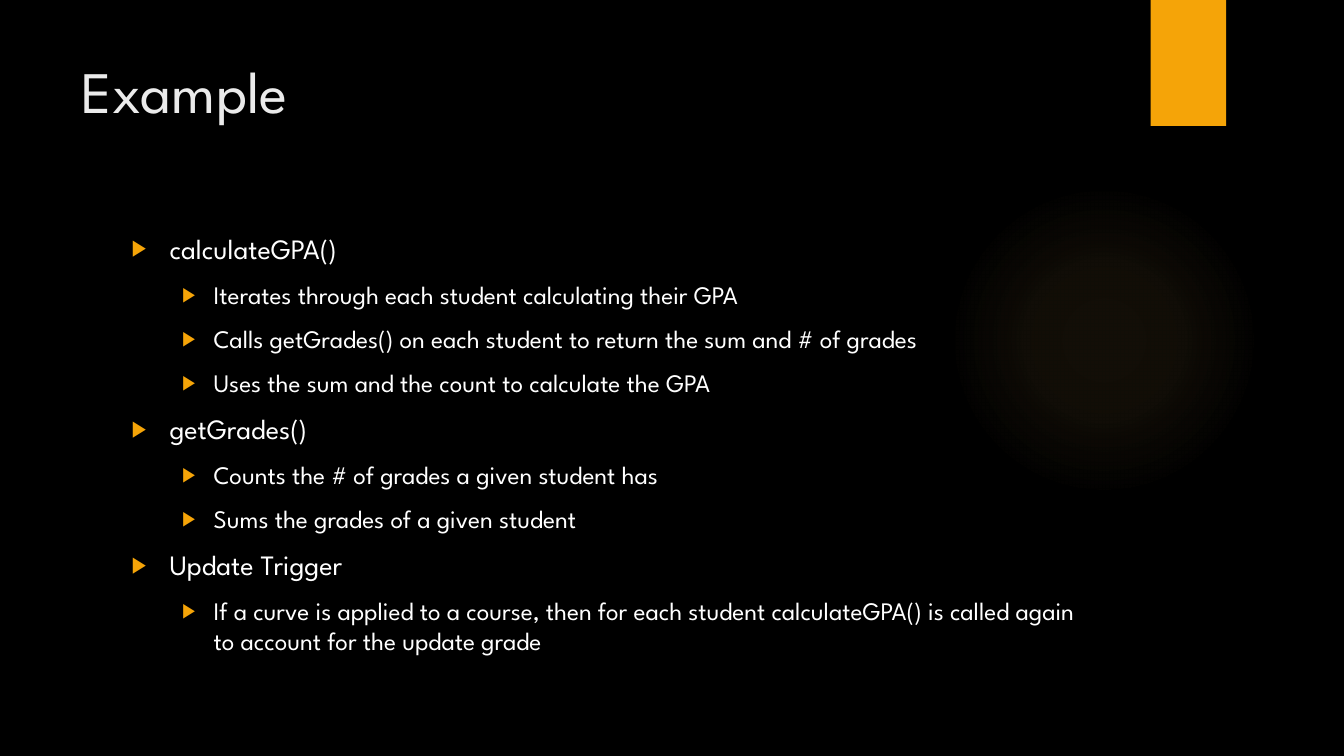
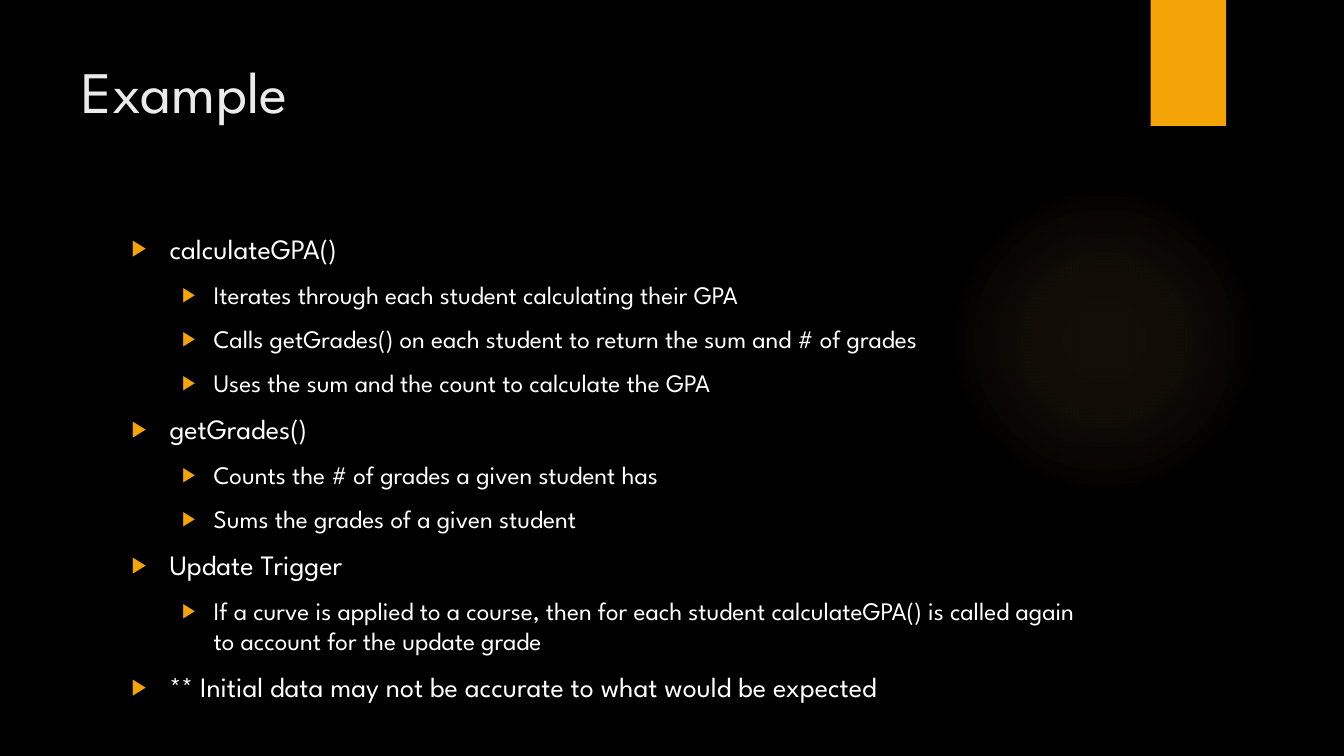
Before and after one commit to bodn/415-project, a slide deck: slide 7 of database/Presentation.pptx. Drawn at 1344x756 pixels with LibreOffice and Linux fonts; fonts in the diff are those of the drawing; background and template pictures are left out. Boxes give left, top, right and bottom in pixels: in the first picture for what was removed or moved away, otherwise in the second. Text is boxed around its words. In the diff, an @@ line names an element or a change of style, - is before the commit and + after.

Commit message:
update presentation

```diff
--- a/database/Presentation.pptx
+++ b/database/Presentation.pptx
@@ text at [200,677,876,703]: paragraph added @@
+▶ ** Initial data may not be accurate to what would be expected
```
